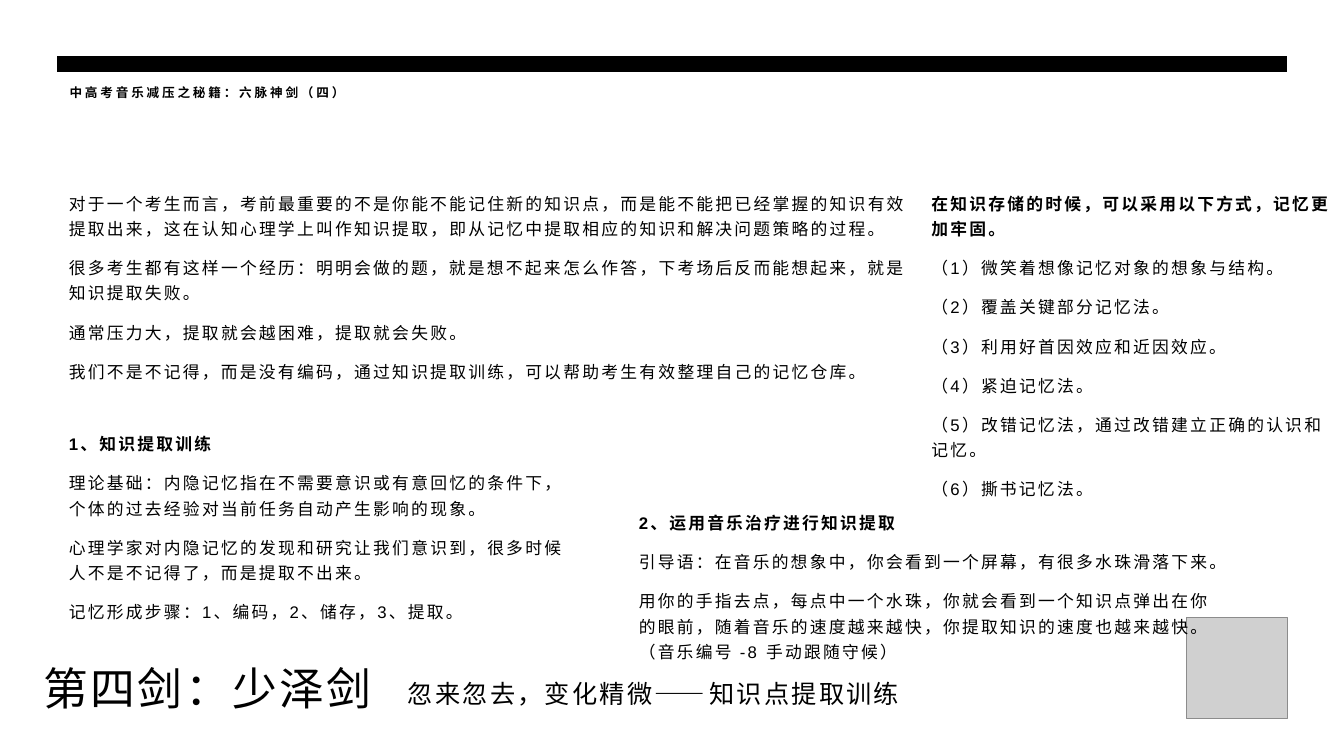
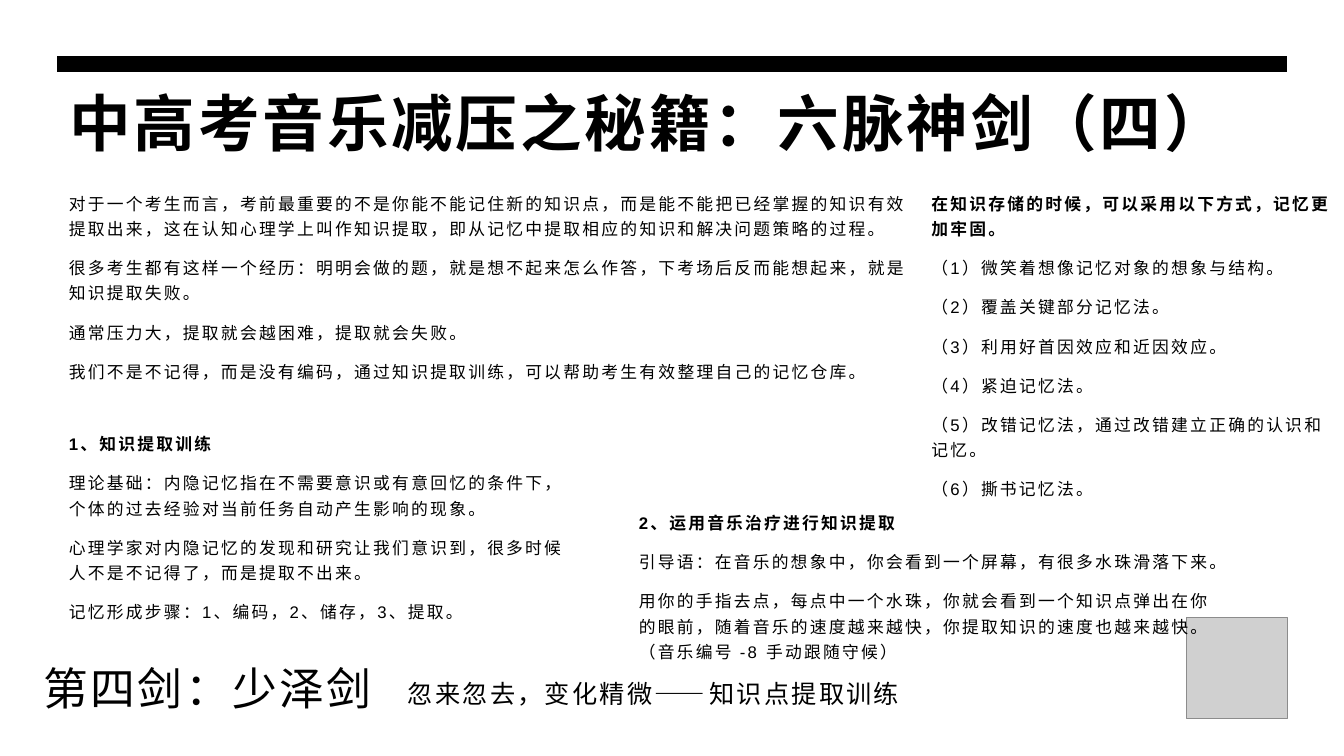
Before and after one commit to panxibei/writing, a slide deck: slide 31 of 44_心理学/30_浥尘伙伴社团原创：中高考音乐减压心理训练/PPT制作素材/浥尘伙伴社团原创：中高考音乐减压心理训练.pptx. Drawn at 1344x756 pixels with LibreOffice and Linux fonts; fonts in the diff are those of the drawing; grey boxes stand for pictures. Boxes give left, top, right and bottom in pixels: in the first picture for what was removed or moved away, otherwise in the second. Text is boxed around its words. In the diff, an @@ line names an element or a change of style, - is before the commit and + after.

```diff
--- a/44_心理学/30_浥尘伙伴社团原创：中高考音乐减压心理训练/PPT制作素材/浥尘伙伴社团原创：中高考音乐减压心理训练.pptx
+++ b/44_心理学/30_浥尘伙伴社团原创：中高考音乐减压心理训练/PPT制作素材/浥尘伙伴社团原创：中高考音乐减压心理训练.pptx
@@ title "中高考音乐减压之秘籍：六脉神剑（四）" at bbox=[70, 93, 1226, 152]: size 9 to 44 pt @@
```
Also in this commit, not shown: 32 other slides changed.
